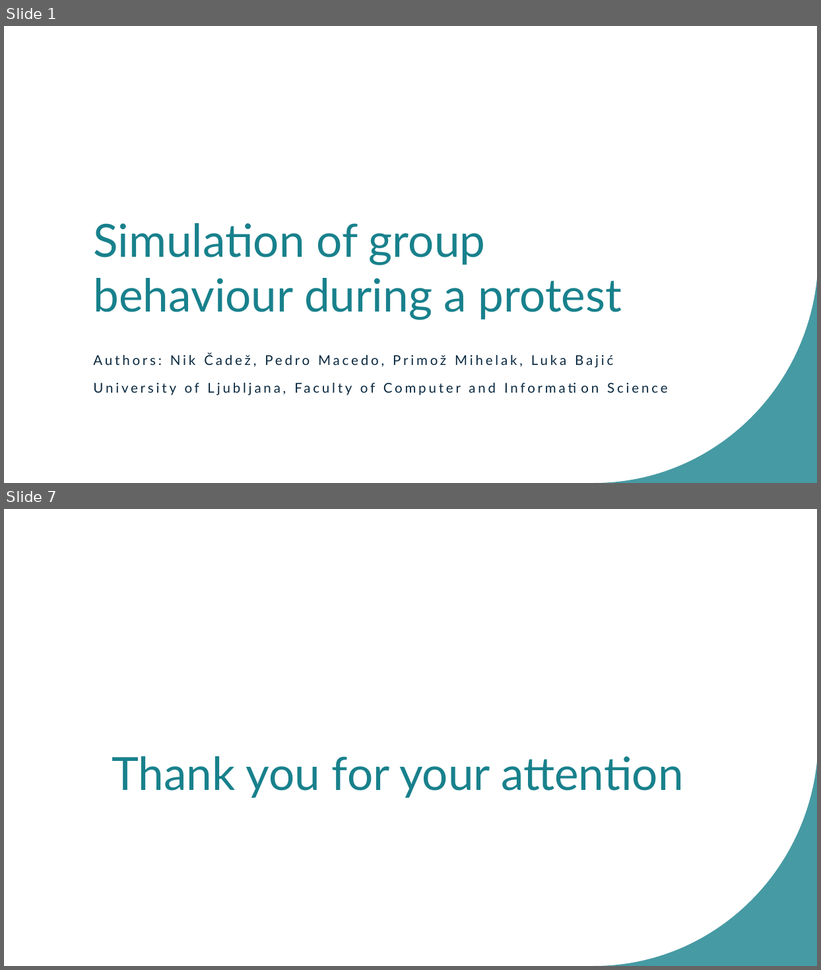
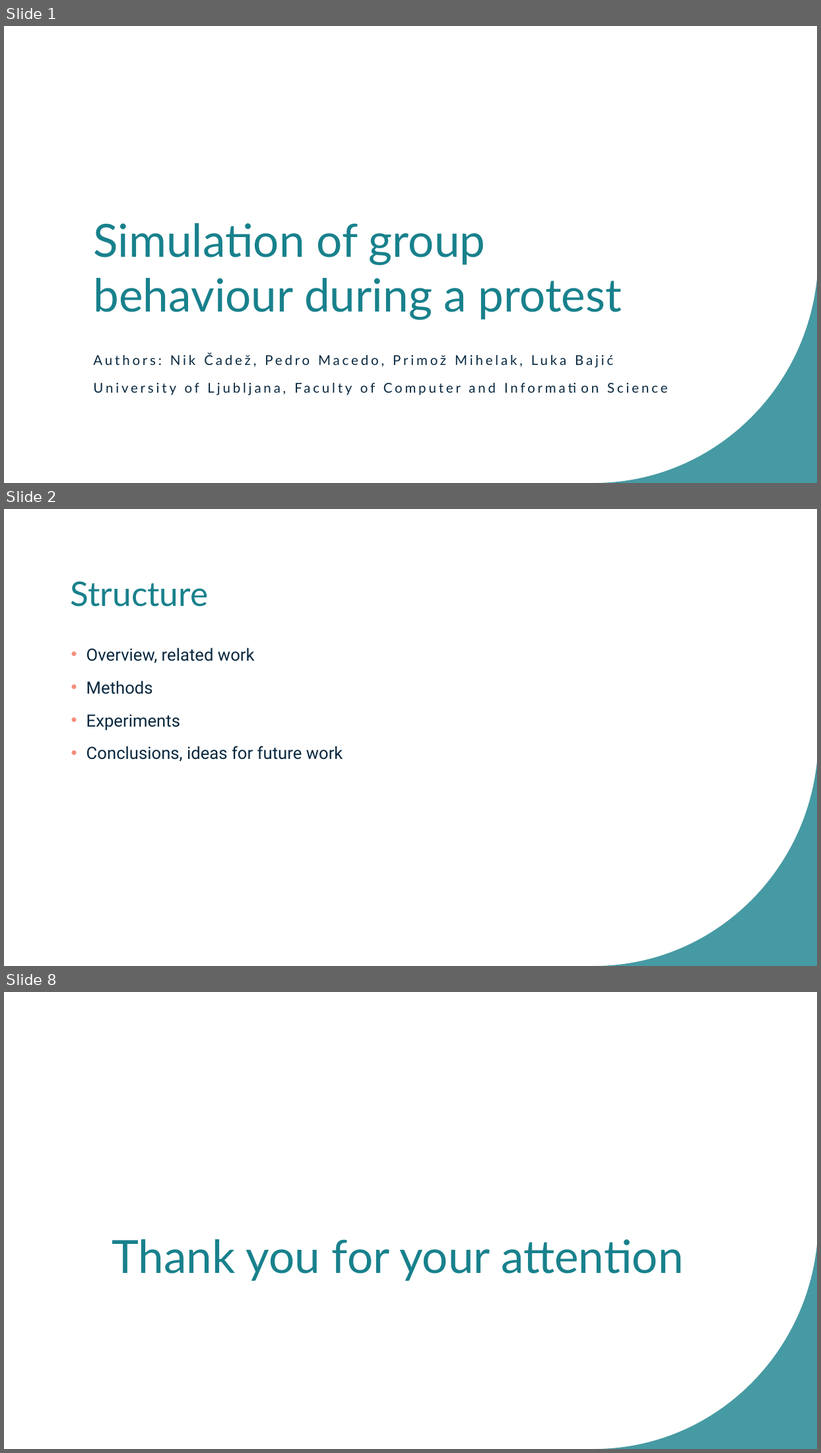
Before and after one commit to bajicluka01/CollectiveBehaviour-GroupA, a slide deck: GroupA-presentation.pptx. Shown one above the other, each under a label of ours: slides 1 and 7 before the commit, slides 1, 2 and 8 after it; the slides between them are not shown. The pictures are 821x970 and 821x1453 pixels, drawn with LibreOffice and Linux fonts; fonts in the diff are those of the drawing. Boxes give left, top, right and bottom in pixels: in the first picture for what was removed or moved away, otherwise in the second. Text is boxed around its words. In the diff, an @@ line names an element or a change of style, - is before the commit and + after.

```diff
--- a/GroupA-presentation.pptx
+++ b/GroupA-presentation.pptx
@@ slide 2 added at <box>4,509,817,966</box>, background #FFFFFF; not listed: 1 template element that a slide beside it also shows @@
@@ title added at <box>71,582,208,607</box>, 40 pt, text #18818C @@
+Structure
@@ text added at <box>86,648,343,762</box>, 20 pt, text #09283F @@
+• Overview, related work
+• Methods
+• Experiments
+• Conclusions, ideas for future work
@@ what was slide 7 is now slide 8 @@
```
Also in this commit, not shown: 5 other slides added, 5 slides removed, 12 other files.
